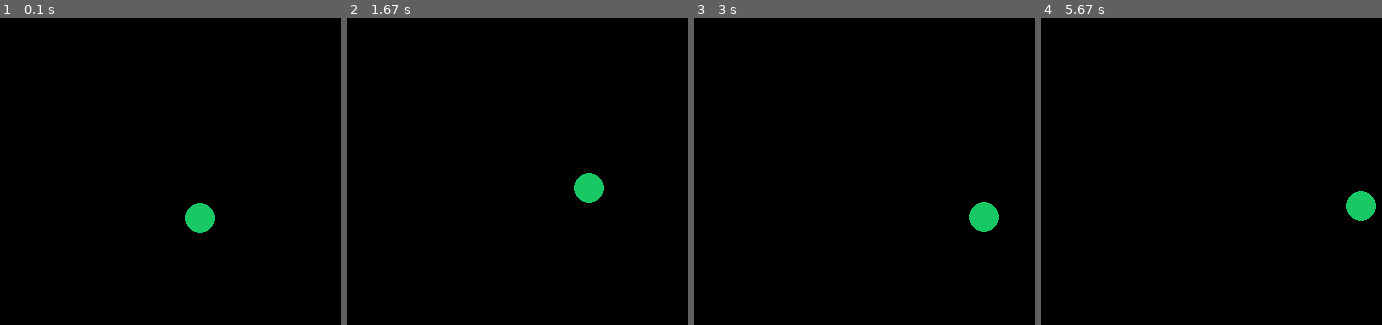
Above: before the commit, frames 1-4 (left to right).
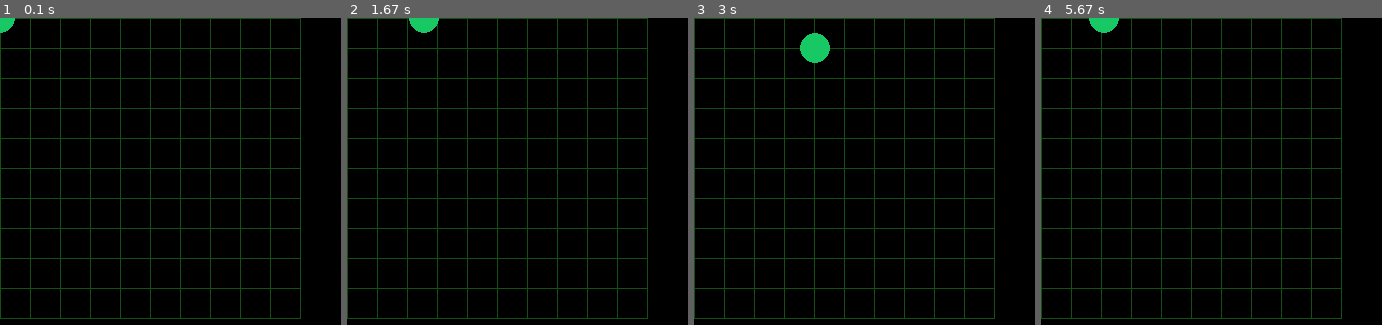
Above: after the commit, the same moments.

Repository: haruomaki/pyrein
Game: pygame game, started from examples/snake.py
Two runs of this game, one before a commit and one after it. Both use one fixed random seed, a clock stepped at 60 frames per second and the inputs below.
Inputs:
- Up to frame 1 (0.1 s): no input
- Up to frame 2 (1.67 s): hold Right 0.33-0.8 s; hold Up 0.83-1.13 s; hold Right 1.17-1.63 s
- Up to frame 3 (3 s): hold Down 2.23-2.53 s; hold Left 2.57-2.97 s
- Up to frame 4 (5.67 s): hold Up 3-3.37 s; hold Right 3.4-4.03 s; hold Down 4.07-4.43 s; hold Left 4.47-4.93 s; hold Right 4.97-5.43 s; hold Up from 5.47 s (still down)

The runs differ from the first frame. In frame 1, 7.0% of the frame differs, in the area x 0-89%, y 0-99%; in frame 2, 7.1%; in frame 3, 7.4%, in the area x 0-90%, y 0-99%; in frame 4, 7.2%.

Commit message:
グリッド表示

Diff:
--- a/examples/snake.py
+++ b/examples/snake.py
@@ -2,6 +2,18 @@
 import pygame
 from pyrein.easing import ease_out
 from dataclasses import dataclass
+
+# 色の定義
+BACKGROUND = (15, 56, 15)
+GRID_COLOR = (20, 80, 20)
+SNAKE_HEAD = (50, 205, 50)  # ライムグリーン
+SNAKE_BODY = (34, 139, 34)  # フォレストグリーン
+FOOD_COLOR = (220, 20, 60)  # クリムゾン
+TEXT_COLOR = (255, 255, 255)
+
+GRID_SIZE = 30
+GRID_WIDTH = 10
+GRID_HEIGHT = 10
 
 
 @dataclass
@@ -14,11 +26,12 @@
 Action = int | None
 
 
-dt = 0.5
+dt = 0.3
 
 
 def simulate(state: State, action: Action) -> State:
-    if action is not None:
+    BACK = [(0, 1), (1, 0), (2, 3), (3, 2)]
+    if action is not None and not (state.direction, action) in BACK:
         state.direction = action
     print(f"{state.direction=}")
     state.x += [0, 0, -1, 1][state.direction]
@@ -26,13 +39,32 @@
     return state
 
 
+def draw_grid():
+    """グリッド線を描画"""
+    for w in range(GRID_WIDTH + 1):
+        pygame.draw.line(
+            pyrein.screen,
+            GRID_COLOR,
+            (w * GRID_SIZE, 0),
+            (w * GRID_SIZE, GRID_HEIGHT * GRID_SIZE),
+        )
+    for h in range(GRID_HEIGHT + 1):
+        pygame.draw.line(
+            pyrein.screen,
+            GRID_COLOR,
+            (0, h * GRID_SIZE),
+            (GRID_WIDTH * GRID_SIZE, h * GRID_SIZE),
+        )
+
+
 def render(prev: State, curr: State):
     print(f"[render] 現在の状態は{curr}です。")
     while True:
+        draw_grid()
         # 円を描画
-        x = pyrein.lerp(200 + prev.x * 30, 200 + curr.x * 30, ease_out(dt, 1.5))
-        y = pyrein.lerp(200 + prev.y * 30, 200 + curr.y * 30, ease_out(dt, 1.5))
-        pygame.draw.circle(pyrein.screen, (23, 200, 100), (x, y), 15)
+        x = pyrein.lerp(prev.x * GRID_SIZE, curr.x * GRID_SIZE, ease_out(dt, 1.5))
+        y = pyrein.lerp(prev.y * GRID_SIZE, curr.y * GRID_SIZE, ease_out(dt, 1.5))
+        pygame.draw.circle(pyrein.screen, (23, 200, 100), (x, y), GRID_SIZE / 2)
         yield
 
 
--- a/src/pyrein/__init__.py
+++ b/src/pyrein/__init__.py
@@ -52,7 +52,9 @@
                 now = pygame.time.get_ticks()
                 elapsed = (now - simstart) / 1000
 
-                # イベント処理
+                # イベント処理・終了判定
+                if pygame.key.get_pressed()[pygame.K_q]:
+                    return
                 for event in pygame.event.get():
                     if event.type == pygame.QUIT:
                         return
